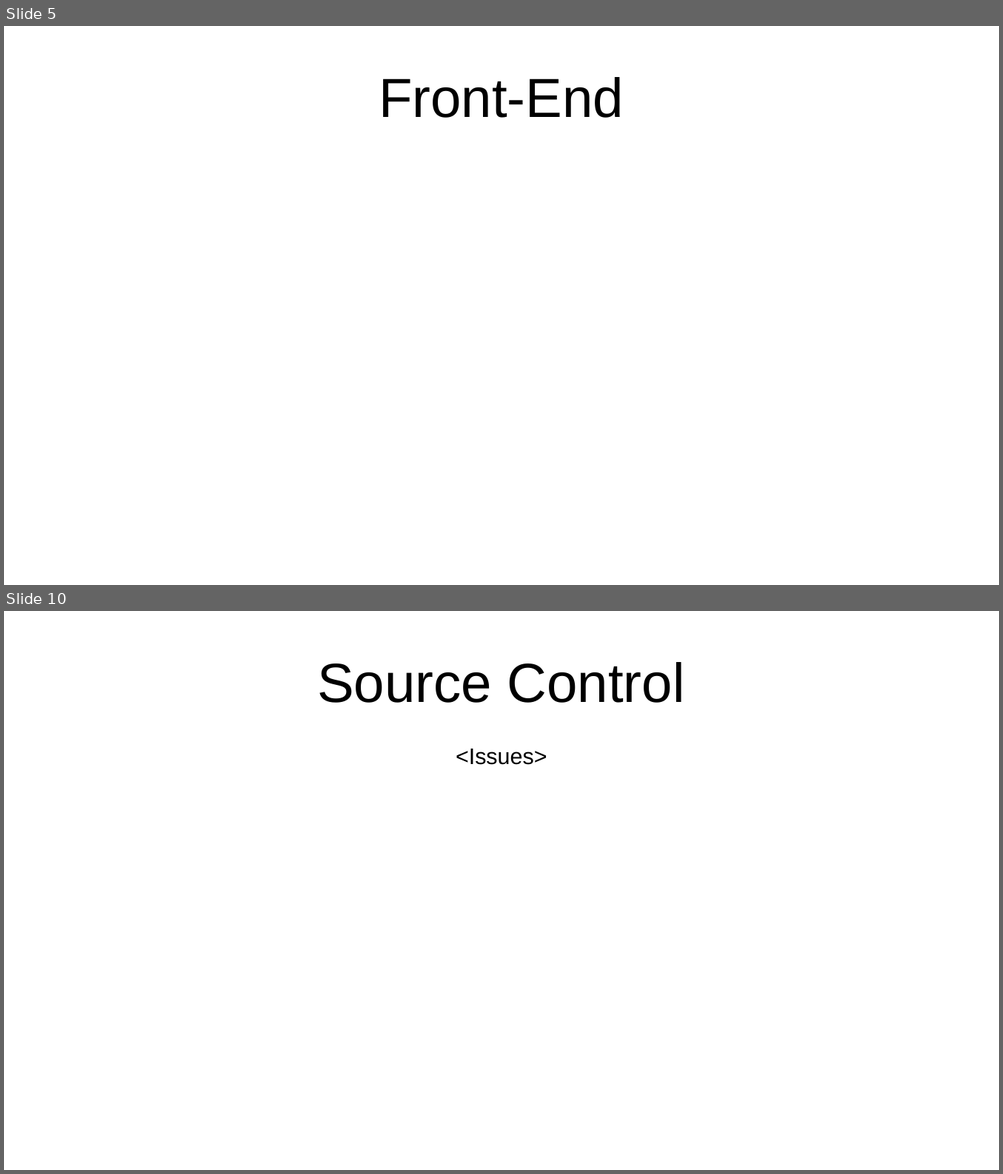
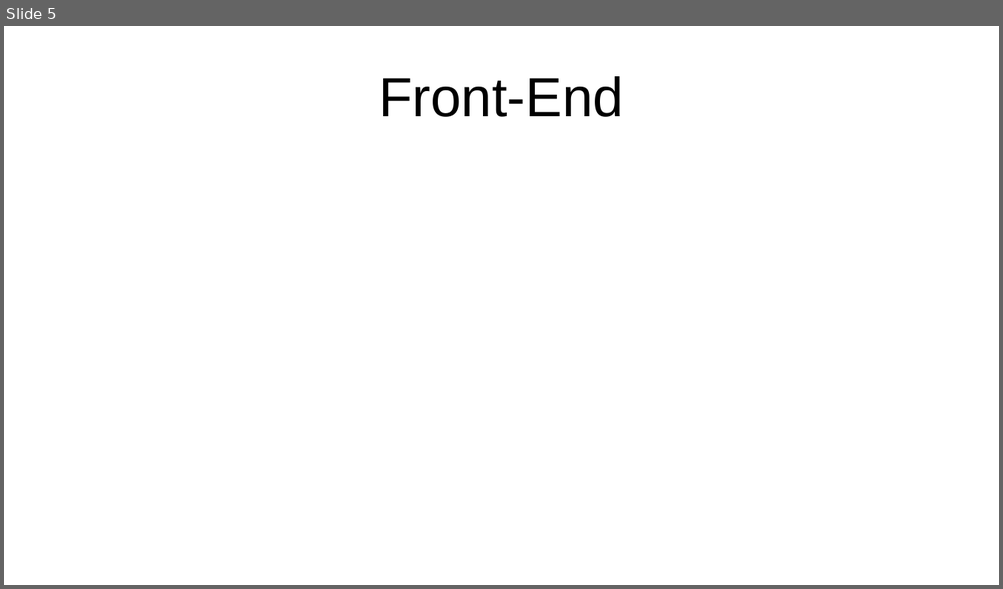
Before and after one commit to TR0NZ0D/Brazil-Career-Hub, a slide deck: Files/TCC - Final/Apresentacao_Final.pptx. Shown one above the other, each under a label of ours: slides 5 and 10 before the commit, slide 5 after it; the slides between them are not shown. The pictures are 1003x1174 and 1003x589 pixels, drawn with LibreOffice and Linux fonts; fonts in the diff are those of the drawing. Boxes give left, top, right and bottom in pixels: in the first picture for what was removed or moved away, otherwise in the second. Text is boxed around its words. In the diff, an @@ line names an element or a change of style, - is before the commit and + after.

```diff
--- a/Files/TCC - Final/Apresentacao_Final.pptx
+++ b/Files/TCC - Final/Apresentacao_Final.pptx
@@ slide 10 removed at (4, 611, 999, 1170), background #FFFFFF @@
@@ title removed at (317, 662, 685, 703) @@
-Source Control
@@ text removed at (455, 749, 547, 765) @@
-<Issues>
```
Also in this commit, not shown: 2 slides changed, 6 slides added, 5 other slides removed, 3 other files.
